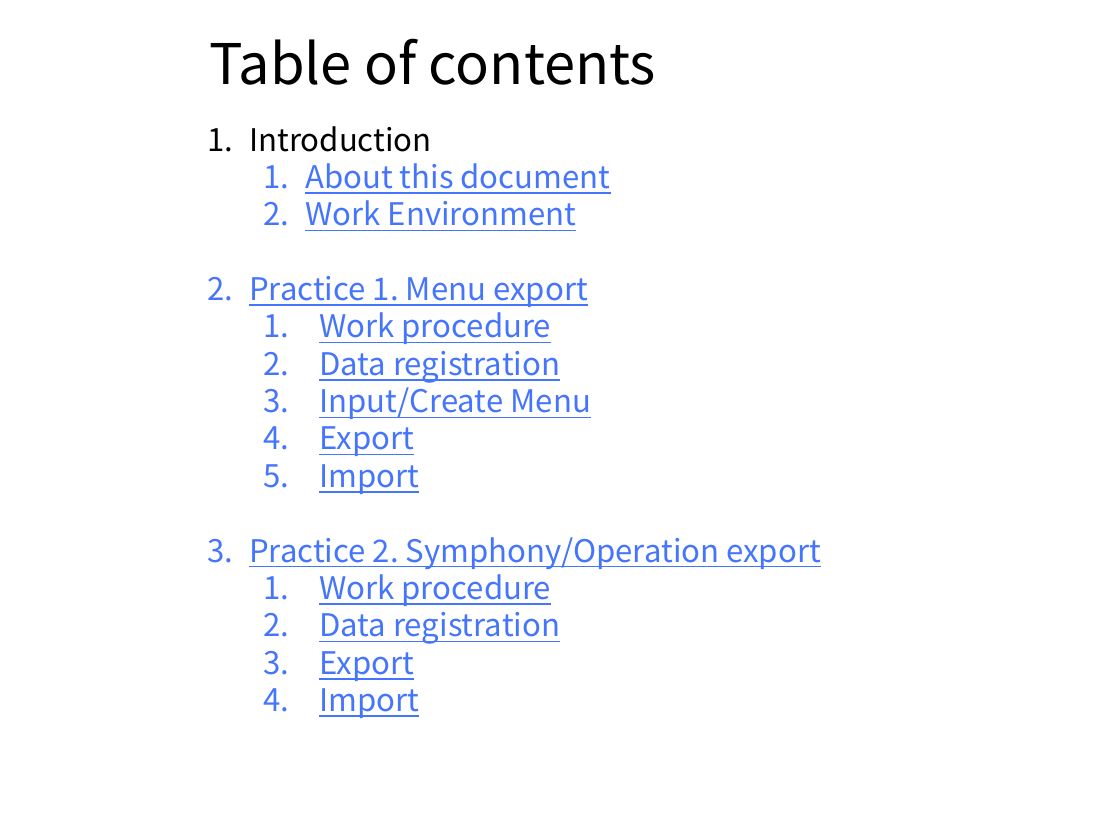
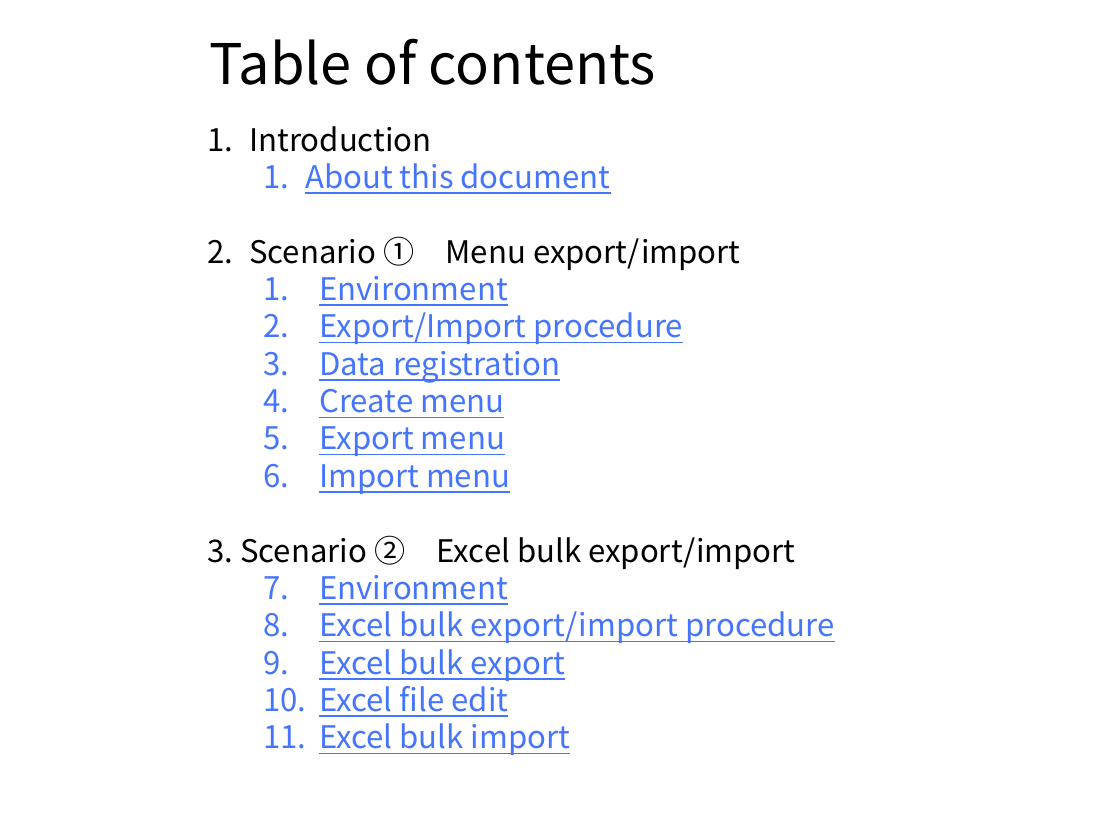
Before and after one commit to exastro-suite/it-automation-docs, a slide deck: slide 2 of asset/Learn/ITA-export-import_EN_practice.pptx. Drawn at 1120x840 pixels with LibreOffice and Linux fonts; fonts in the diff are those of the drawing; background and template pictures are left out. Boxes give left, top, right and bottom in pixels: in the first picture for what was removed or moved away, otherwise in the second. Text is boxed around its words. In the diff, an @@ line names an element or a change of style, - is before the commit and + after.

```diff
--- a/asset/Learn/ITA-export-import_EN_practice.pptx
+++ b/asset/Learn/ITA-export-import_EN_practice.pptx
@@ text at (249, 236, 740, 344): text changed @@
-  2. Work Environment
-2. Practice 1. Menu export
-  1. Work procedure
+2. Scenario ① Menu export/import
+  1. Environment
+  2. Export/Import procedure
@@ text at (207, 381, 835, 755): text changed @@
-  3. Input/Create Menu
-  4. Export
-  5. Import
-3. Practice 2. Symphony/Operation export
-  1. Work procedure
-  2. Data registration
-  3. Export
-  4. Import
+  4. Create menu
+  5. Export menu
+  6. Import menu
+3. Scenario ② Excel bulk export/import
+  1. Environment
+  2. Excel bulk export/import procedure
+  3. Excel bulk export
+  4. Excel file edit
+  5. Excel bulk import
```
Also in this commit, not shown: 19 other slides changed, 7 other files.
